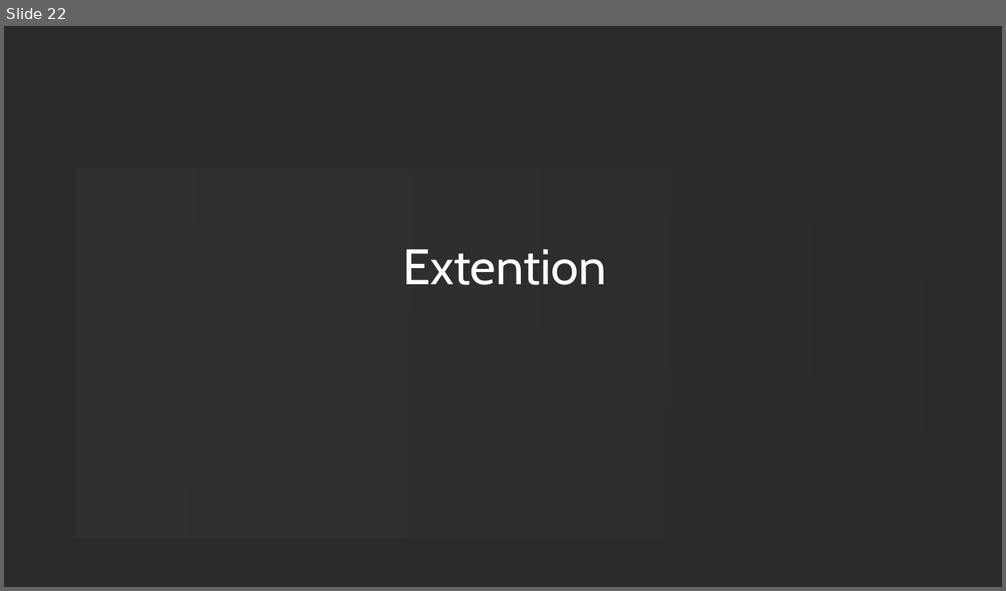
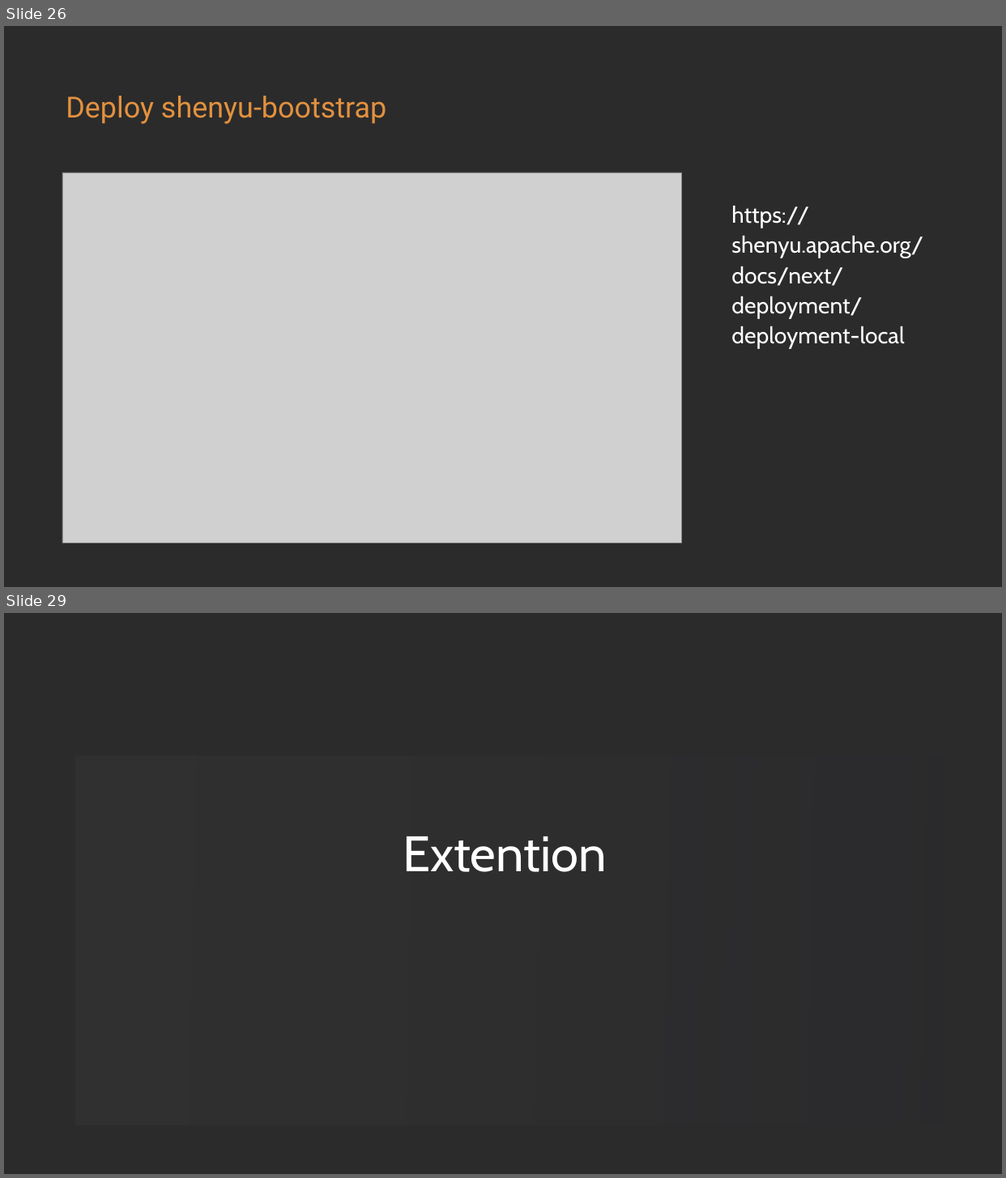
Before and after one commit to loongs-zhang/ACOCA2024-PlayWithWASM, a slide deck: PlayWithWASM.pptx. Shown one above the other, each under a label of ours: slide 22 before the commit, slides 26 and 29 after it; the slides between them are not shown. The pictures are 1006x591 and 1006x1178 pixels, drawn with LibreOffice and Linux fonts; fonts in the diff are those of the drawing; grey boxes stand for pictures; background and template pictures are left out; a plain dark background stands for a picture behind light text. Boxes give left, top, right and bottom in pixels: in the first picture for what was removed or moved away, otherwise in the second. Text is boxed around its words. In the diff, an @@ line names an element or a change of style, - is before the commit and + after.

```diff
--- a/PlayWithWASM.pptx
+++ b/PlayWithWASM.pptx
@@ slide 26 added at bbox=[4, 26, 1002, 587], background picture (left out) @@
@@ text added at bbox=[66, 96, 386, 124], 56 pt, text gradient #E3913F to #732D79 @@
+Deploy shenyu-bootstrap
@@ picture added at bbox=[62, 173, 681, 543] @@
@@ text added at bbox=[731, 206, 923, 348], 44 pt, text #FFFFFF @@
+https://shenyu.apache.org/docs/next/deployment/deployment-local
@@ what was slide 22 is now slide 29 @@
```
Also in this commit, not shown: 1 slide changed, 7 other slides added, 1 slide removed, 1 other file.
